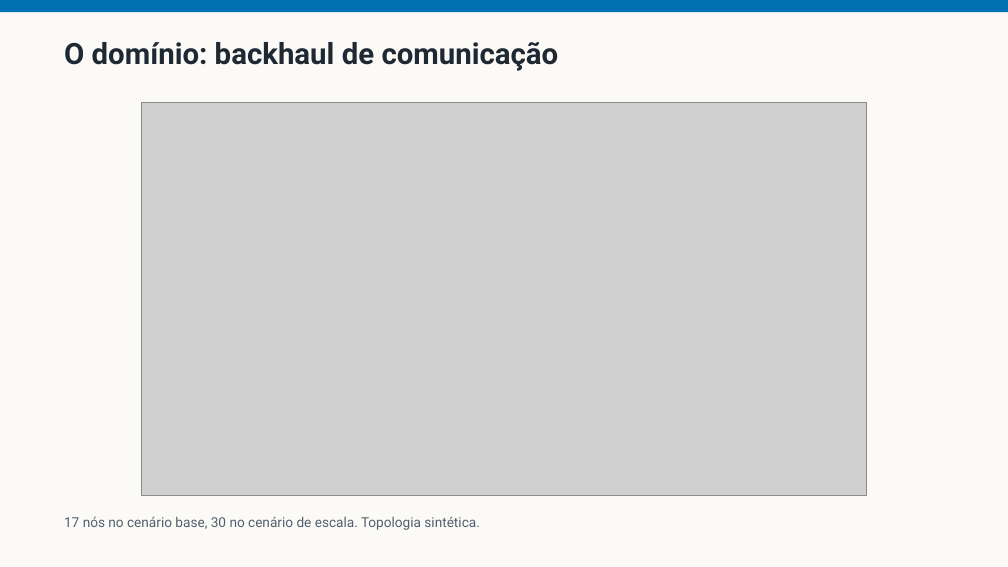
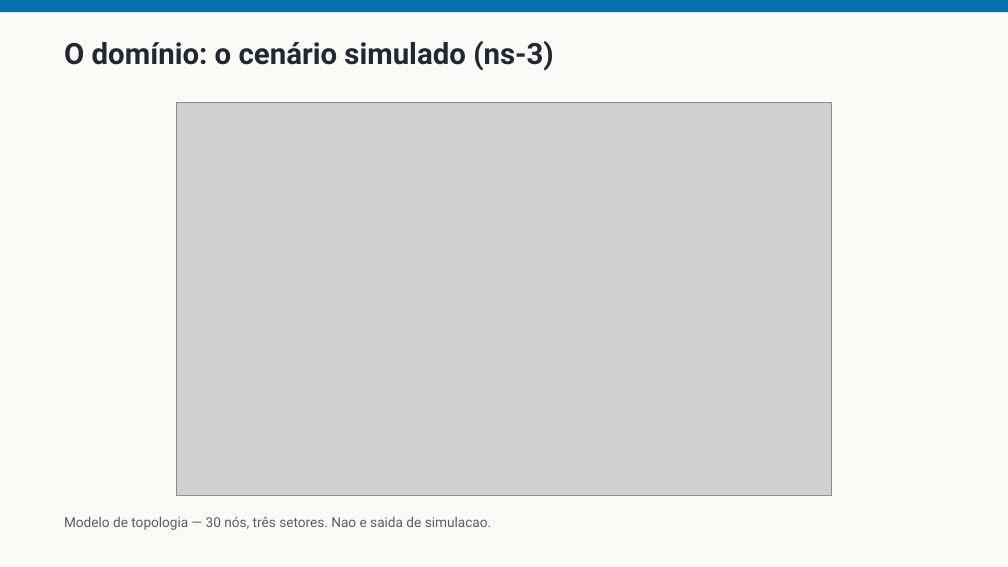
Before and after one commit to fsd-dantas/ai4systems, a slide deck: slide 3 of docs/presentation/ai-for-smartgrids-apresentacao.pptx. Drawn at 1008x567 pixels with LibreOffice and Linux fonts; fonts in the diff are those of the drawing; grey boxes stand for pictures. Boxes give left, top, right and bottom in pixels: in the first picture for what was removed or moved away, otherwise in the second. Text is boxed around its words. In the diff, an @@ line names an element or a change of style, - is before the commit and + after.

Commit message:
Rebuild the deck around the simulated scenario
Every scenario-specific slide now presents the ns-3 scenario rather than the
field network: the domain figure, the thirteen variables in three levels, the
rule examples, both live demonstrations, the eight commandable cases, the STRIPS
operator, the operator table, the GPS trace, and the whole of topic 3. No
reference to weather, rain fade, crew dispatch or the old node names survives.

The machine-learning argument had to change rather than be restated, and the new
version is stronger. In a simulator the labels are free: the operator commands
the condition and can repeat the run. The objection is no longer missing labels
but what a model would learn from them - the simulated MAC is CSMA-CA while the
real radio uses the manufacturer's, so a classifier trained on simulated labels
learns the model's signature with no evidence it transfers. The field base
remains as the case where no label exists at all.

Topic 3 gains a better example than it had. On LTE_ENB to AP_B breadth-first
finds two hops costing 381.46 ms while A* finds three costing 70.51: the optimal
path has MORE hops. Nothing demonstrates that hops are not cost more directly.

Aggregate savings are now reported over ordered pairs and say so - 272 and 870 -
because the count halves under the other reading and the question will be asked.
The scaling claim is narrowed to what two graphs can support.

Adds a KPI primer before the KPI slide. The audience is not all network
engineers, and without it the following twenty minutes are vocabulary. It carries
one analogy throughout, and makes the point that loss and delay are consequences
which say something is wrong but never what.

```diff
--- a/docs/presentation/ai-for-smartgrids-apresentacao.pptx
+++ b/docs/presentation/ai-for-smartgrids-apresentacao.pptx
@@ text at [64, 41, 553, 71]: text changed @@
-O domínio: backhaul de comunicação
+O domínio: o cenário simulado (ns-3)
@@ picture: place and size @@
-picture at [141, 102, 867, 495]
+picture at [176, 102, 832, 495]
@@ text at [64, 516, 491, 530]: text changed @@
-17 nós no cenário base, 30 no cenário de escala. Topologia sintética.
+Modelo de topologia — 30 nós, três setores. Nao e saida de simulacao.
```
Also in this commit, not shown: 19 other slides changed, 1 slide added, 2 other files.
